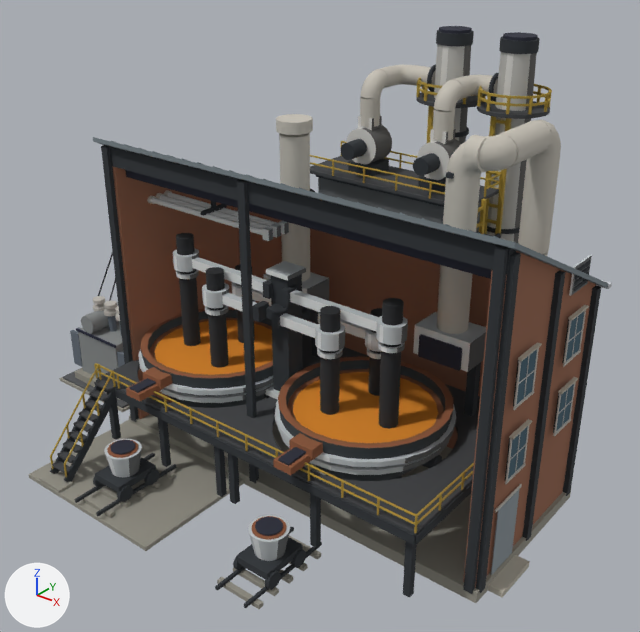
One commit to the glTF model price-of-everything-0.1/assets/supply_chain_3d/eaf_lvl3.glb: the scene before it, then after it.
Rendered twice from a 50 mm camera at (0.898, -1.036, 0.908) aimed at (0.067, 0.003, 0.264). Every picture has the same lights, and +X, +Y and +Z are marked at lower left. The first picture is the older version. Vertices at exactly the same position are counted once.

The first picture shows 'eaf_v2', 'eaf_v2_Glass'.
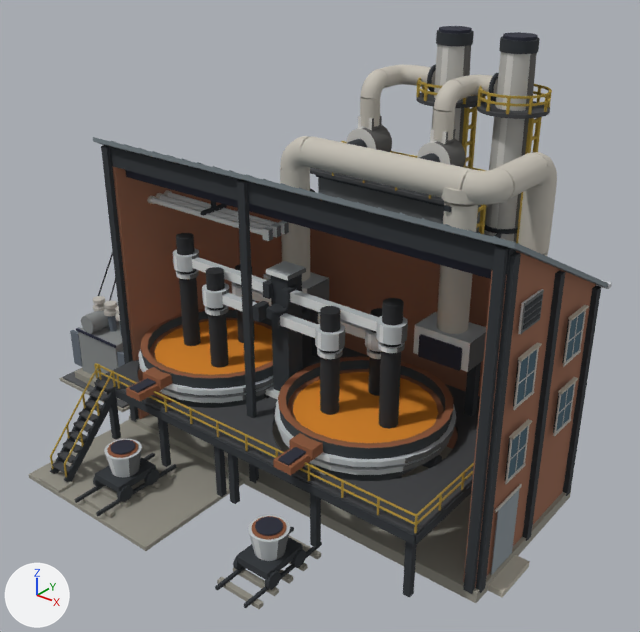
The change in detail:
me_eaf_v2 is used by ob_eaf_v2; location (0.0, 0.0, 0.0).
me_eaf_v2 had 10812 vertices, 19826 faces and spanned x -0.5..0.5, y -0.378..0.378, z 0.0..0.693.
me_eaf_v2 now has 10620 vertices, 19442 faces and spans x -0.5..0.5, y -0.378..0.378, z 0.0..0.693.
me_eaf_v2 part 1: the loose piece of 8 vertices spanning x 0.474..0.477, y 0.037..0.092, z 0.406..0.448 is moved by (0.0, -0.149, 0.0).
me_eaf_v2 part 2: the loose piece of 8 vertices spanning x 0.477..0.479, y 0.042..0.087, z 0.411..0.416 is moved by (0.0, -0.149, 0.0).
me_eaf_v2 part 3: the loose piece of 8 vertices spanning x 0.477..0.479, y 0.042..0.087, z 0.42..0.425 is moved by (0.0, -0.149, 0.0).
me_eaf_v2 part 4: the loose piece of 8 vertices spanning x 0.477..0.479, y 0.042..0.087, z 0.428..0.434 is moved by (0.0, -0.149, 0.0).
me_eaf_v2 part 5: the loose piece of 8 vertices spanning x 0.477..0.479, y 0.042..0.087, z 0.437..0.443 is moved by (0.0, -0.149, 0.0).
me_eaf_v2 part 6: the loose piece of 40 vertices spanning x -0.061..-0.001, y 0.029..0.088, z 0.55..0.569 is moved by (0.317, 0.0, -0.05).
me_eaf_v2 part 7: the loose piece of 8 vertices spanning x 0.273..0.284, y 0.031..0.086, z 0.535..0.542 is moved by (0.0, 0.0, -0.05).
me_eaf_v2 part 8: the loose piece of 8 vertices spanning x 0.235..0.243, y 0.275..0.28, z 0.087..0.575 is moved by (0.027, 0.027, 0.0).
me_eaf_v2 part 9: the loose piece of 8 vertices spanning x 0.208..0.215, y 0.275..0.28, z 0.087..0.575 is moved by (0.054, 0.054, 0.0).
me_eaf_v2 part 10: the loose piece of 8 vertices spanning x 0.115..0.123, y 0.275..0.28, z 0.087..0.575 is moved by (0.027, 0.027, 0.0).
me_eaf_v2 part 11: the loose piece of 8 vertices spanning x 0.088..0.095, y 0.275..0.28, z 0.087..0.575 is moved by (0.054, 0.054, 0.0).
me_eaf_v2 part 12: 37 loose pieces with 492 vertices, spanning x 0.07..0.318, y 0.034..0.353, z 0.099..0.593, are deleted.
me_eaf_v2 part 13: 194 vertices moved from x -0.055..0.353, y 0.034..0.254, z 0.534..0.594 to x -0.055..0.353, y 0.034..0.254, z 0.484..0.544; 119 vertices removed from x 0.261..0.352, y 0.034..0.197, z 0.534..0.594; 147 vertices added at x -0.055..0.352, y 0.034..0.197, z 0.484..0.544.
me_eaf_v2 part 14: 120 vertices added at x 0.144..0.148, y 0.305..0.332, z 0.156..0.563.
Other edits to the shape of me_eaf_v2 do not show in these pictures.

Boxes (x1, y1, x2, y2) around the edits, measured in the pictures (640 x 632 px; the box of a moved part takes in the faces that stretch with it):
part 1 of me_eaf_v2, moved or reshaped: before (569, 255, 592, 296); after (518, 289, 544, 334)
part 2 of me_eaf_v2, moved or reshaped: before (573, 279, 588, 292); after (523, 314, 540, 330)
part 3 of me_eaf_v2, moved or reshaped: before (574, 272, 589, 286); after (523, 307, 541, 324)
part 4 of me_eaf_v2, moved or reshaped: before (575, 266, 590, 280); after (524, 301, 542, 317)
part 5 of me_eaf_v2, moved or reshaped: before (577, 260, 591, 271); after (525, 295, 543, 311)
part 6 of me_eaf_v2, moved or reshaped: before (276, 114, 313, 135); after (441, 187, 475, 205)
part 7 of me_eaf_v2, moved or reshaped: before (446, 171, 454, 179); after (444, 205, 452, 212)
part 8 of me_eaf_v2, moved or reshaped: before (495, 118, 511, 235); after (516, 118, 534, 243)
part 9 of me_eaf_v2, moved or reshaped (mostly hidden): before (484, 116, 496, 234); after (533, 117, 542, 152)
part 10 of me_eaf_v2, moved or reshaped (not visible before): after (462, 108, 470, 166)
part 11 of me_eaf_v2, moved or reshaped: before (427, 106, 434, 143); after (468, 106, 477, 167)
part 12 of me_eaf_v2, deleted (mostly hidden): before (431, 109, 505, 224)
part 13 of me_eaf_v2, moved or reshaped: before (279, 120, 561, 334); after (280, 136, 557, 334)
part 14 of me_eaf_v2, added (mostly hidden): after (466, 108, 475, 162)
